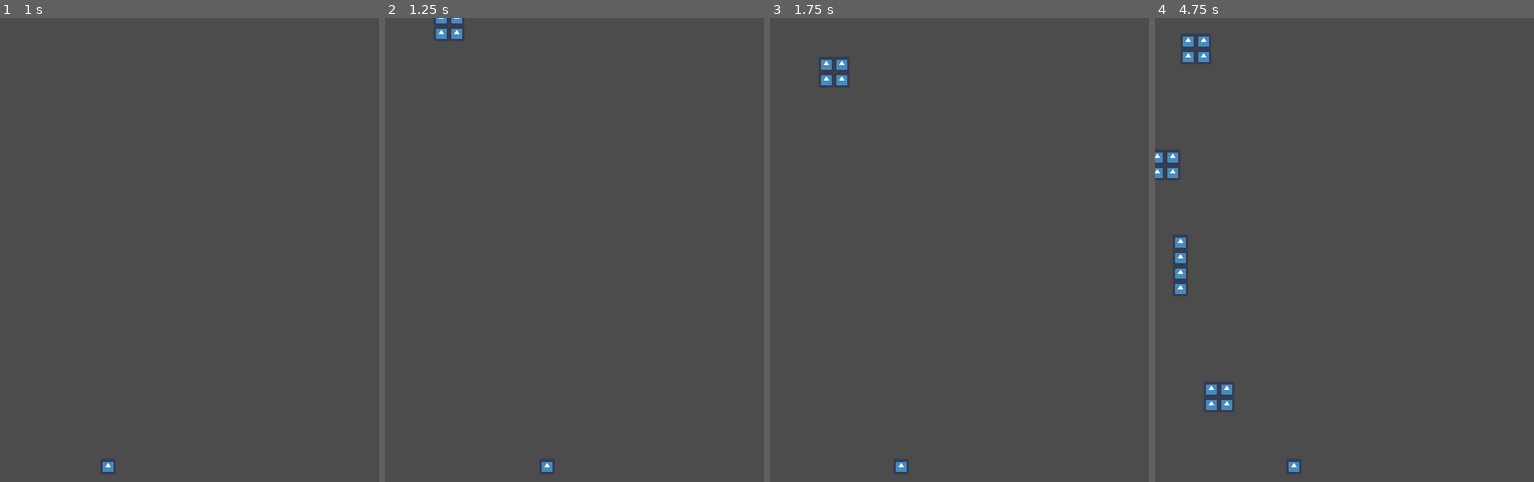
Above: before the commit, frames 1-4 (left to right).
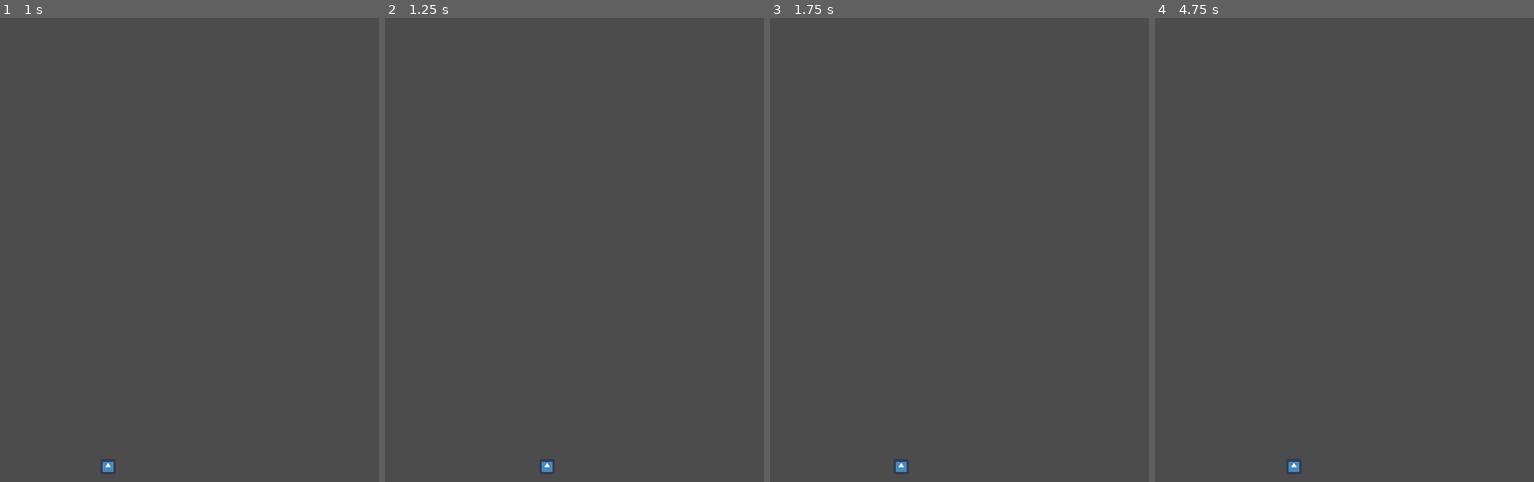
Above: after the commit, the same moments.

Repository: epayet/ludum-dare-41
Game: Godot game, scene res://World/World.tscn
Two runs of this game, one before a commit and one after it. Both use one fixed random seed, a clock stepped at 60 frames per second and the inputs below. The engine's default icon, where the game draws it, is replaced by a stand-in: a white triangle on a blue panel in a dark square.
Inputs (mouse positions are in pixels of both pictures, inside the frame that each line leads up to):
- Up to frame 1 (1 s): tap Enter at 0.5 s; move the mouse to (333, 226) at 0.52 s; hold Right (ui_right) from 0.53 s (still down); click (333, 226) at 0.67 s
- Up to frame 2 (1.25 s): keep holding Right (ui_right)
- Up to frame 3 (1.75 s): move the mouse to (910, 273) at 1.27 s; release Right (ui_right) at 1.28 s; hold Left (ui_left) from 1.28 s (still down); click (910, 273) at 1.42 s
- Up to frame 4 (4.75 s): move the mouse to (1431, 147) at 2.02 s; release Left (ui_left) at 2.03 s; hold Right (ui_right) 2.03-3.53 s; click (1431, 147) at 2.17 s; move the mouse to (1363, 342) at 2.77 s; click (1363, 342) at 2.92 s; move the mouse to (1526, 319) at 3.52 s; hold Left (ui_left) from 3.53 s (still down); click (1526, 319) at 3.67 s; move the mouse to (1245, 180) at 4.27 s; click (1245, 180) at 4.42 s

Frame 1 is identical in both runs. In frame 2, 0.2% of the frame differs, in the area x 13-21%, y 0-5%; in frame 3, 0.2%; in frame 4, 1.0%, in the area x 0-21%, y 4-85%.
Error after the commit: Parse Error: The method "get_world_2d" isn't declared in the current class. (res://World.gd:48)

Commit message:
Add shooting sight

Diff:
--- a/World.gd
+++ b/World.gd
@@ -15,7 +15,7 @@
 
 func _process(delta):
 	randomize()
-	pass
+	$ShootingSight.points[0] = $Player.position
 
 func _on_Player_move():
 	next_spawn -= 1
@@ -35,6 +35,24 @@
 	var tetromino_type = tetrominos[randi() % tetrominos.size()]
 	return load("res://Tetromino/Tetromino" + tetromino_type + ".tscn").instance()
 
+func _input(event):
+   # Mouse in viewport coordinates
+   if event is InputEventMouseButton:
+       print("Mouse Click/Unclick at: ", event.position)
+   elif event is InputEventMouseMotion:
+	   var playerPosition = $Player.position
+	   var endPosition = (event.position - playerPosition).normalized() * 1000
+	   endPosition += playerPosition
+	   $ShootingSight.points[1] = endPosition
+
+	   var space_state = get_world_2d().direct_space_state
+	   var result = space_state.intersect_ray(playerPosition, endPosition, [$Player.get_node("Area2D")])
+	   if result:
+	      pass
+
+   # Print the size of the viewport
+   # print("Viewport Resolution is: ", get_viewport_rect().size)
+
 func tick():
 	for tetromino in $Tetrominos.get_children():
 		tetromino.tick()
--- a/World/World.tscn
+++ b/World/World.tscn
@@ -1,8 +1,13 @@
-[gd_scene load_steps=4 format=2]
+[gd_scene load_steps=5 format=2]
 
 [ext_resource path="res://World.gd" type="Script" id=1]
 [ext_resource path="res://Tetromino/Tetromino.tscn" type="PackedScene" id=2]
 [ext_resource path="res://Player/Player.tscn" type="PackedScene" id=3]
+
+[sub_resource type="RectangleShape2D" id=1]
+
+custom_solver_bias = 0.0
+extents = Vector2( 397, 10 )
 
 [node name="World" type="Node2D" index="0"]
 
@@ -21,4 +26,55 @@
 position = Vector2( 17, 580 )
 SCALE = 60
 
+[node name="ShootingSight" type="Line2D" parent="." index="2"]
+
+points = PoolVector2Array( 0, 0, 0, 0 )
+width = 10.0
+default_color = Color( 0.4, 0.5, 1, 1 )
+texture_mode = -1002918736
+sharp_limit = 2.0
+round_precision = 8
+
+[node name="Walls" type="Area2D" parent="." index="3" groups=[
+"walls",
+]]
+
+input_pickable = true
+gravity_vec = Vector2( 0, 1 )
+gravity = 98.0
+linear_damp = 0.1
+angular_damp = 1.0
+audio_bus_override = false
+audio_bus_name = "Master"
+
+[node name="WallRight" type="CollisionShape2D" parent="Walls" index="0" groups=[
+"walls",
+]]
+
+position = Vector2( 607.279, 293.496 )
+rotation = -1.5708
+shape = SubResource( 1 )
+
+[node name="WallTop" type="CollisionShape2D" parent="Walls" index="1" groups=[
+"walls",
+]]
+
+position = Vector2( 337, -10 )
+shape = SubResource( 1 )
+
+[node name="WallBottom" type="CollisionShape2D" parent="Walls" index="2" groups=[
+"walls",
+]]
+
+position = Vector2( 327, 610 )
+shape = SubResource( 1 )
+
+[node name="WallLeft" type="CollisionShape2D" parent="Walls" index="3" groups=[
+"walls",
+]]
+
+position = Vector2( -13.3311, 306.322 )
+rotation = -1.5708
+shape = SubResource( 1 )
+
 [connection signal="tick" from="Player" to="." method="_on_Player_move"]
